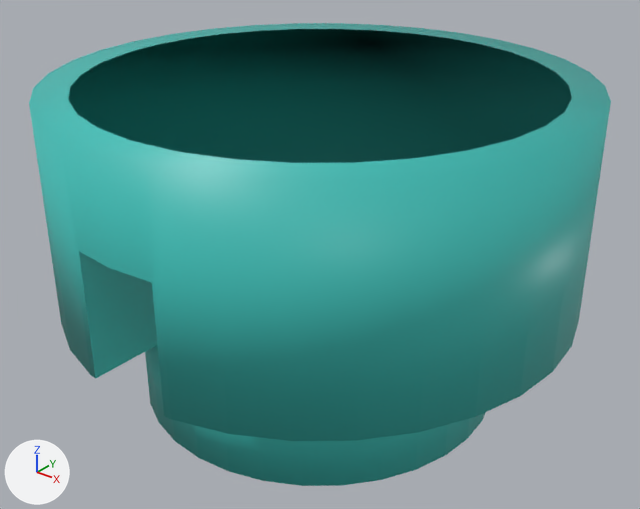
The glTF model public/models/spring_base.glb, before and after one commit.
Both versions are drawn from a 50 mm camera at (0.00941, -0.01177, 0.00995) aimed at (0.00009, -0.00011, 0.00272). The lights are fixed; the arrows at lower left show +X, +Y and +Z. The picture after the commit comes second. Where no turn or scale is listed for an object, it has been applied to the vertices.

In view in the first picture: 'base_boss', 'base_disc', 'base_rim'.
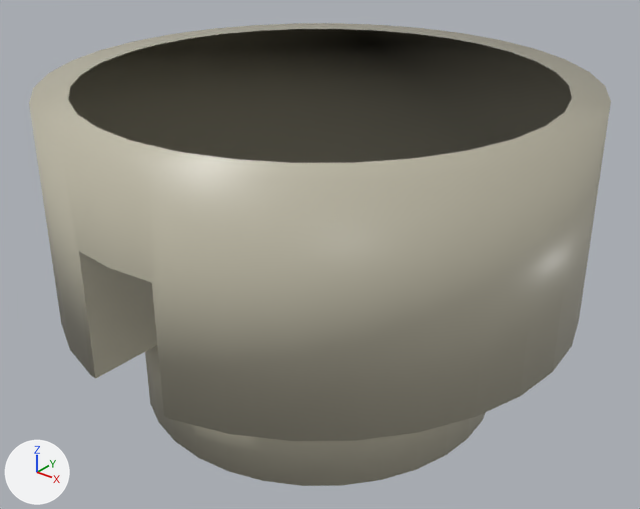
What differs and where, as boxes (x1, y1, x2, y2) in the pictures (640 x 509 px):
'base_disc', recoloured (cyan to light grey): (29, 23, 611, 441) in both
'base_rim', recoloured: (69, 29, 571, 163) in both
'base_boss', recoloured (cyan to light grey): (145, 345, 486, 486) in both

What the commit changed:
Material 'SpringBaseAcetal' (mat_springbaseacetal) is new.
Its base color is (0.54, 0.51, 0.4) (light grey #c2bdaa).
Its roughness is 0.4.
me_cylinder_003 has 64 vertices, 124 faces and spans x -0.0034..0.0034, y -0.0034..0.0034, z -0.001..0.001.
me_cylinder_003 no longer uses material mat_springbaseteal (cyan #3fc4bc).
me_cylinder_003 gains material mat_springbaseacetal (light grey #c2bdaa).
me_cylinder_004 has 72 vertices, 140 faces and spans x -0.0048..0.0048, y -0.0048..0.0048, z -0.002..0.002.
me_cylinder_004 no longer uses material mat_springbaseteal (cyan #3fc4bc).
me_cylinder_004 gains material mat_springbaseacetal (light grey #c2bdaa).
me_cylinder_005 has 64 vertices, 124 faces and spans x -0.0042..0.0042, y -0.0042..0.0042, z -0.0003..0.0003.
me_cylinder_005 no longer uses material mat_springbaseteal (cyan #3fc4bc).
me_cylinder_005 gains material mat_springbaseacetal (light grey #c2bdaa).
